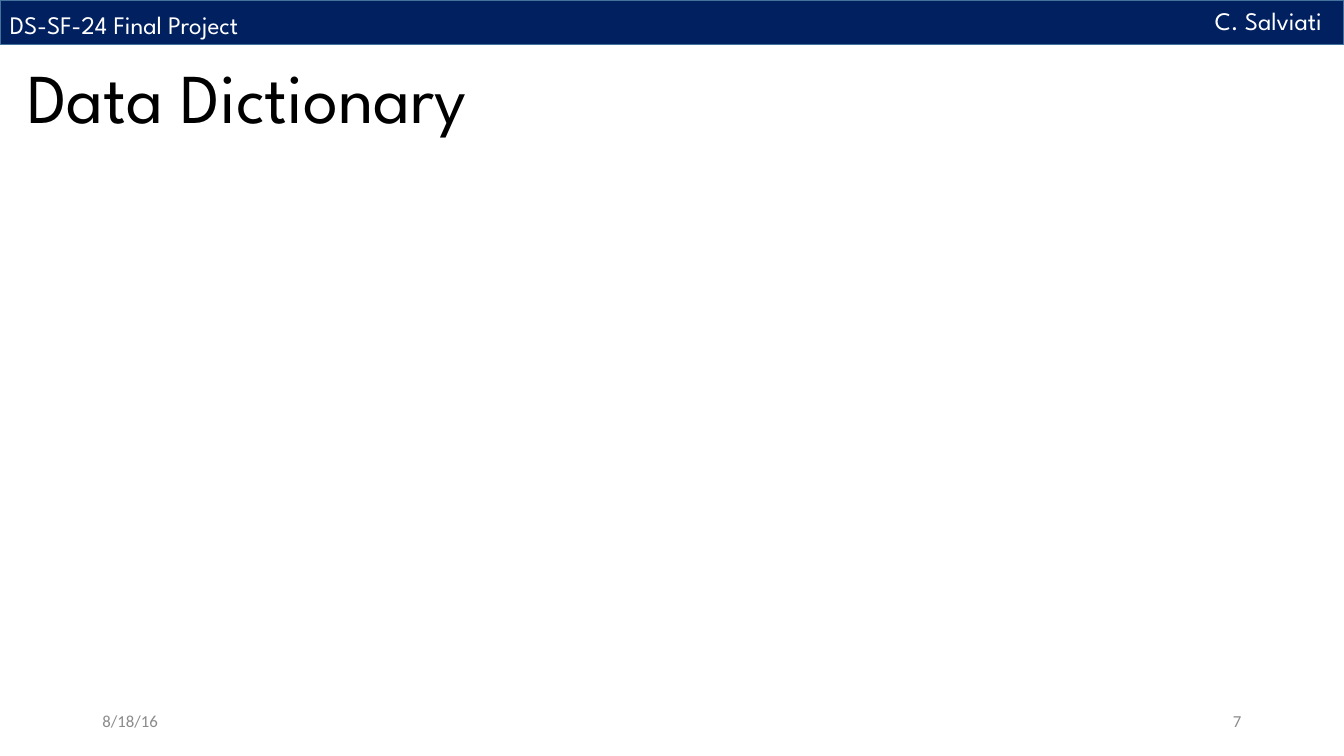
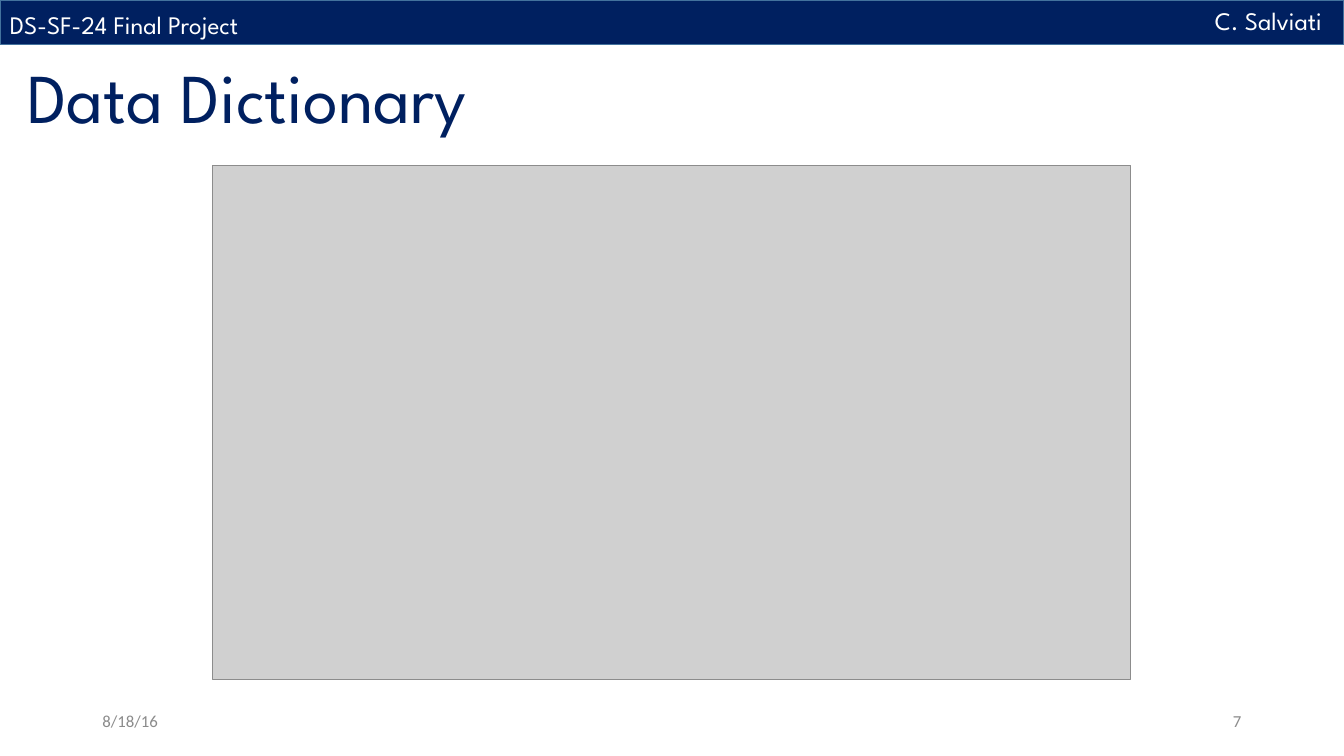
Before and after one commit to crsalviati/CA_Housing, a slide deck: slide 7 of Final_Presentation_CSalviati.pptx. Drawn at 1344x756 pixels with LibreOffice and Linux fonts; fonts in the diff are those of the drawing; grey boxes stand for pictures. Boxes give left, top, right and bottom in pixels: in the first picture for what was removed or moved away, otherwise in the second. Text is boxed around its words. In the diff, an @@ line names an element or a change of style, - is before the commit and + after.

Commit message:
2016.08.16 - Presentation work

```diff
--- a/Final_Presentation_CSalviati.pptx
+++ b/Final_Presentation_CSalviati.pptx
@@ text "Data Dictionary" at [27,76,467,138]: text colour #000000 to #002060 @@
@@ picture added at [213,165,1131,680] @@
```
Also in this commit, not shown: 10 other slides changed, 9 other files.
